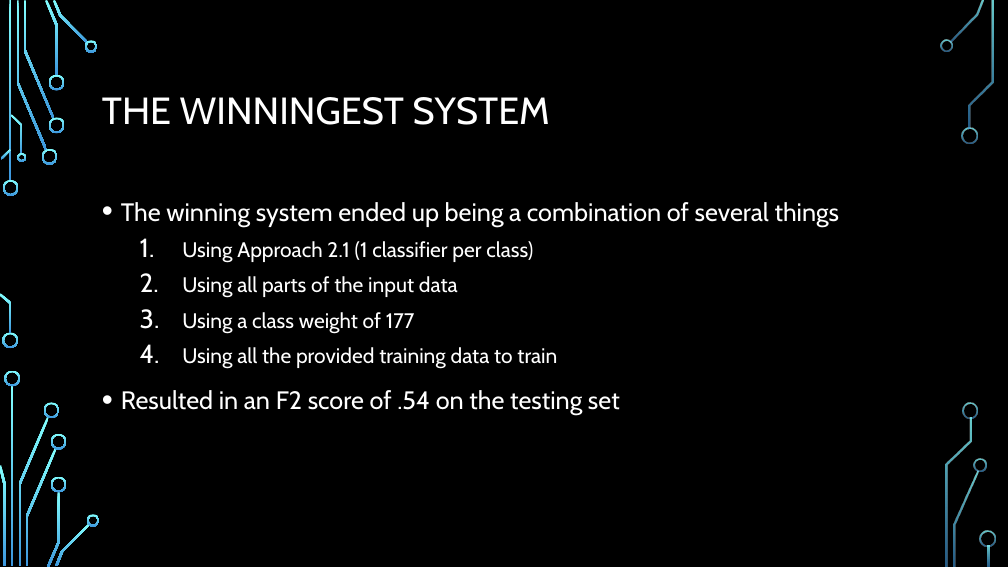
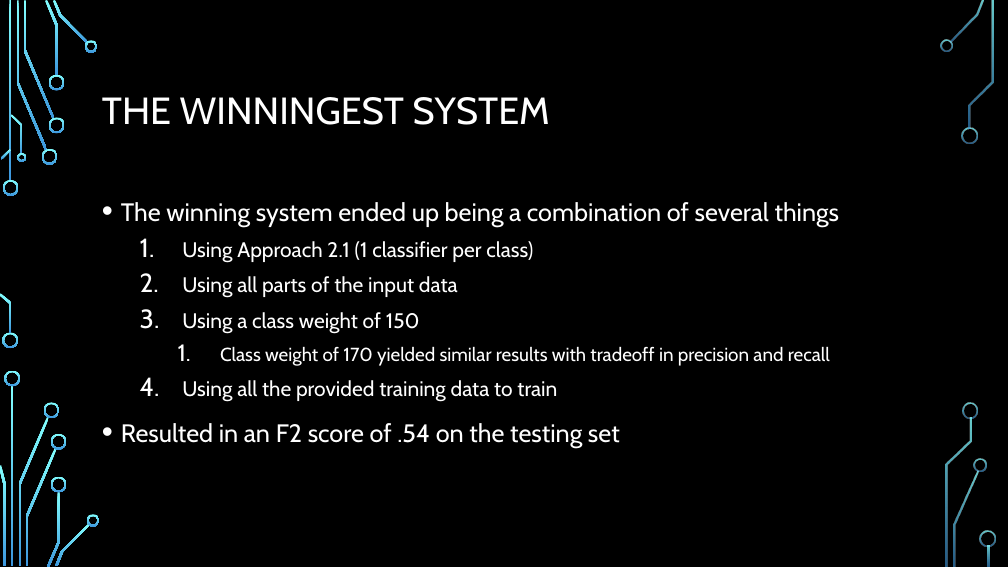
Before and after one commit to dalcantara7/openclass_prize, a slide deck: slide 11 of presentation-slides/Final Project Presentation.pptx. Drawn at 1008x567 pixels with LibreOffice and Linux fonts; fonts in the diff are those of the drawing; background and template pictures are left out. Boxes give left, top, right and bottom in pixels: in the first picture for what was removed or moved away, otherwise in the second. Text is boxed around its words. In the diff, an @@ line names an element or a change of style, - is before the commit and + after.

```diff
--- a/presentation-slides/Final Project Presentation.pptx
+++ b/presentation-slides/Final Project Presentation.pptx
@@ text at box(182, 312, 830, 366): text changed; size 20 to 18 pt @@
-  3. Using a class weight of 177
+  3. Using a class weight of 150
+    1. Class weight of 170 yielded similar results with tradeoff in precision and recall
```
Also in this commit, not shown: 2 other slides changed, 4 other files.
